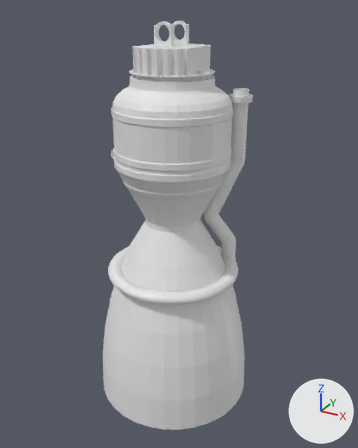
The Blender file MerlinEngine1D.blend, before and after one commit.
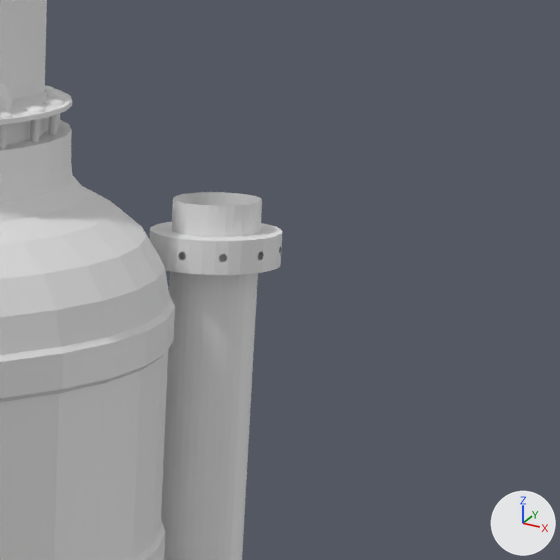
Each version is shown whole from a 50 mm lens placed at (8.36, -14.73, 7.3), pointed at (0.19, 0.12, -0.13), then close up on the part from 56% to 85% of the width and 12% to 34% of the height. Lighting does not change. The marker at lower right points along +X, +Y and +Z. The same objects are shown in both versions, whatever each file hides.

The older version as bpy lines, for what is in view:
```python
me_cone = bpy.data.meshes.new('Cone')
me_cone.from_pydata(...)  # 16769 vertices, 14733 faces, 3 loose edges; spans x -3.0..3.0, y -3.0..3.0, z -7.21..6.87
me_cylinder = bpy.data.meshes.new('Cylinder')
me_cylinder.from_pydata(...)  # 1499 vertices, 1188 faces; spans x -9.1..9.1, y -10.5..9.1, z -11.4..13.3
ob_combustionchamberstack = bpy.data.objects.new('CombustionChamberStack', me_cone)
ob_combustionchamberstack.location = (0.0, 0.0, 0.0)
ob_combustionchamberstack.rotation_euler = (0.0, 0.0, 1.571)  # degrees (0, 0, 90)
ob_fuelline = bpy.data.objects.new('FuelLine', me_cylinder)
ob_fuelline.location = (0.0, 0.0, 1.0)
ob_fuelline.rotation_euler = (0.0, 0.0, 2.356)  # degrees (0, 0, 135)
ob_fuelline.scale = (0.275, 0.275, 0.275)
```
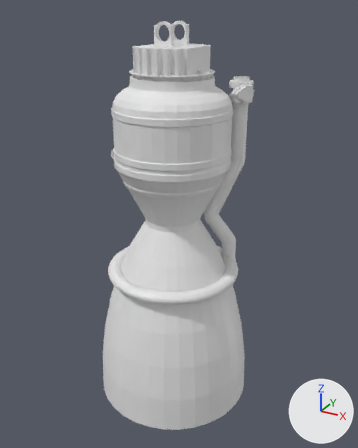
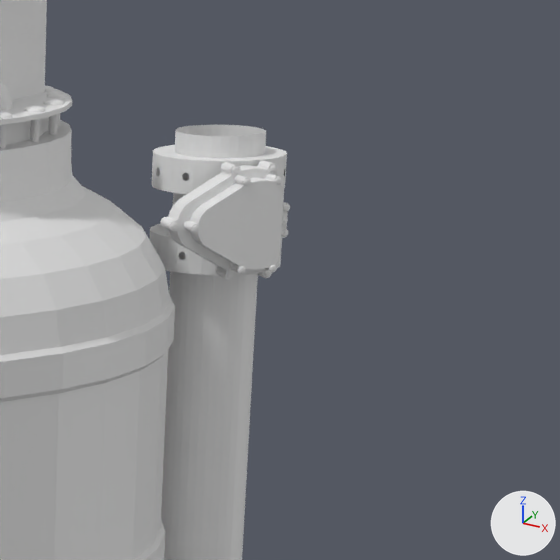
Pixel boxes (x1, y1, x2, y2) of what changed, in the close-ups (560 x 560 px):
'FuelLine', reshaped
    before: (149, 192, 282, 560)
    after: (149, 125, 290, 560)
part 1 of me_cylinder, added
    after: (152, 125, 290, 280)

The change, as a list of edits to the scene's bpy script:
```text
Change me_cylinder:
    used by ob_fuelline; location = (0.0, 0.0, 1.0); rotation_euler = (0.0, 0.0, 2.356), in degrees (0, 0, 135); scale = (0.275, 0.275, 0.275)
    remove me_cylinder.from_pydata(...)  # 1499 vertices, 1188 faces; spans x -9.1..9.1, y -10.5..9.1, z -11.4..13.3
    add me_cylinder.from_pydata(...)  # 6376 vertices, 5318 faces, 6 loose edges; spans x -9.1..9.1, y -10.5..9.1, z -11.4..14.8
    me_cylinder part 1: 4813 vertices added at x -2.6..1.6, y -10.5..-7.0, z 11.9..14.8
```
